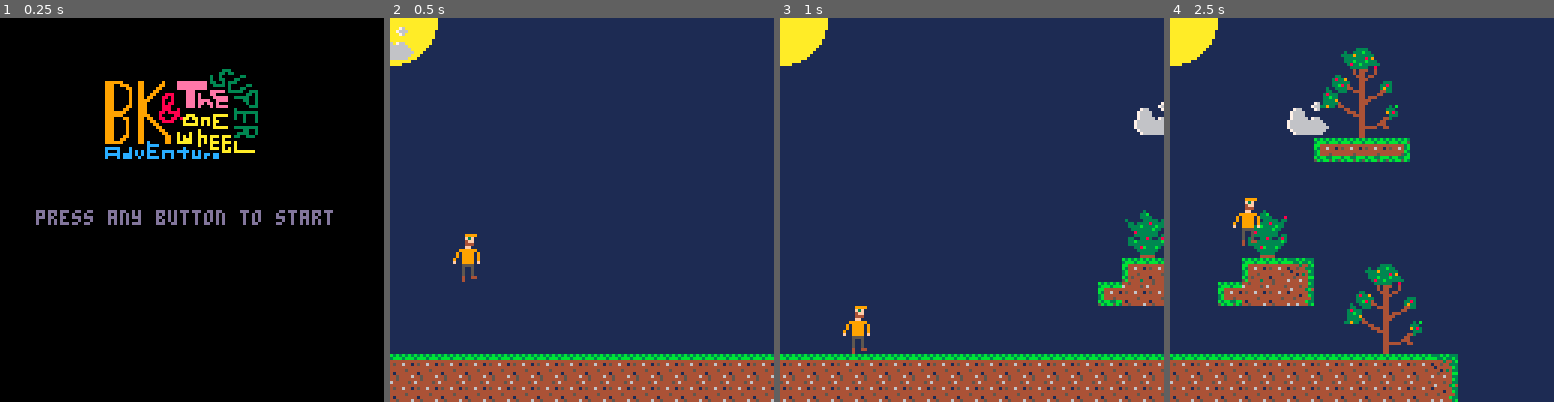
Above: before the commit, frames 1-4 (left to right).
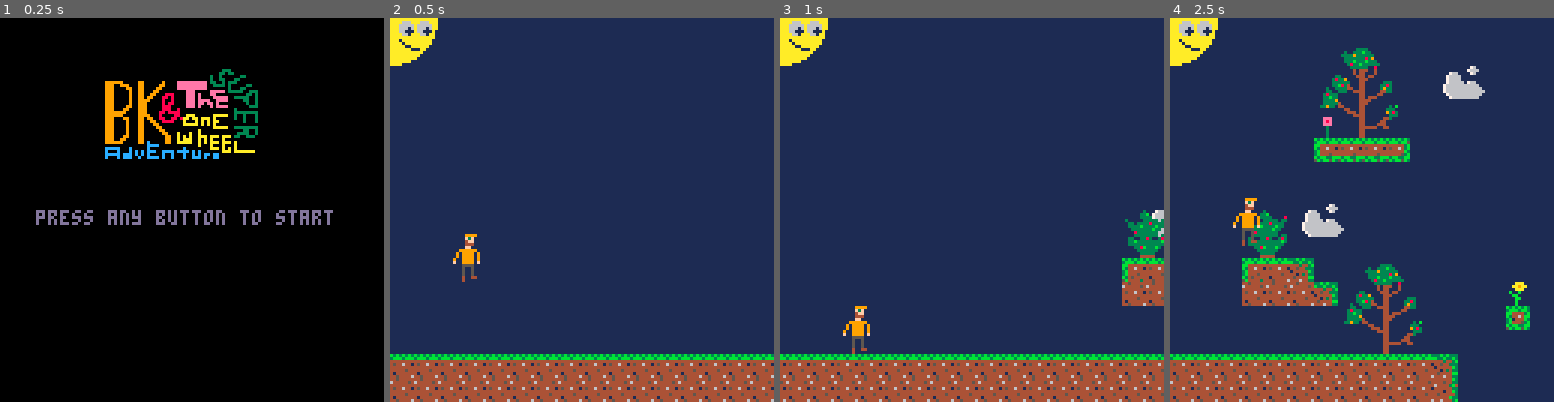
Above: after the commit, the same moments.

Repository: elennick/bksowa
Game: PICO-8 cartridge bksowa.p8
The game is run twice, just before and just after one commit, with the same random seed, the same clock (stepped at 60 frames per second) and the same inputs.
Inputs:
- Up to frame 1 (0.25 s): no input
- Up to frame 2 (0.5 s): tap X (X key) at 0.33 s
- Up to frame 3 (1 s): tap O (Z key) at 0.7 s
- Up to frame 4 (2.5 s): tap X (X key) at 1.07, 1.85 s; hold Right 1.6-2.1 s; tap O (Z key) at 1.7, 2.1 s; hold Up 2.15-2.42 s; hold Right from 2.47 s (still down)

Frame 1 is identical in both runs. In frame 2, 0.5% of the frame differs, in the area x 0-11%, y 0-11%; in frame 3, 1.2%; in frame 4, 3.5%, in the area x 2-94%, y 0-82%.

Commit message:
improved the way clouds are spawned and tracked and added some more stuff to the levels like flowers and a smiley sun

Diff:
--- a/bksowa.p8
+++ b/bksowa.p8
@@ -29,30 +29,12 @@
 
   bg = {}
   bg.sobjects = {} //scrolling background objects
-  bg.sobjects[1] = {}
-  bg.sobjects[1].x = 0
-  bg.sobjects[1].y = 0
-  bg.sobjects[1].sprite = 43
-  bg.sobjects[2] = {}
-  bg.sobjects[2].x = 150
-  bg.sobjects[2].y = 25
-  bg.sobjects[2].sprite = 43
-  bg.sobjects[3] = {}
-  bg.sobjects[3].x = 300
-  bg.sobjects[3].y = 15
-  bg.sobjects[3].sprite = 43
-  bg.sobjects[4] = {}
-  bg.sobjects[4].x = 450
-  bg.sobjects[4].y = 30
-  bg.sobjects[4].sprite = 43
-  bg.sobjects[5] = {}
-  bg.sobjects[5].x = 600
-  bg.sobjects[5].y = 5
-  bg.sobjects[5].sprite = 43
-  bg.sobjects[6] = {}
-  bg.sobjects[6].x = 750
-  bg.sobjects[6].y = 35
-  bg.sobjects[6].sprite = 43
+  for i=1, 15 do
+    bg.sobjects[i] = {}
+    bg.sobjects[i].x = (i*100) + flr(rnd(100))
+    bg.sobjects[i].y = flr(rnd(70))
+    bg.sobjects[i].sprite = 43 //cloud sprite
+  end
 
   //camera position
   cx=0
@@ -114,9 +96,12 @@
 			  ani(p, 2, 2, 3, 4)
 
 	    cx += cvx
-	    if cx > 900 then
-	      cx = 0
-	    		p.x = 16
+	    if cx > 900 then //loop the level
+	      cx = 0 //reset camera
+	    		p.x = 16 //reset player
+		     for s in all(bg.sobjects) do //reset clouds
+		       if s.x > 900 then s.x-=900 end
+		     end
 	  		end
 	  		camera(cx, 0)
 	  end
@@ -125,7 +110,14 @@
 
 function drawenv()
   rectfill(0,0,1050,128,1) //sky
+
   circfill(cx,0,15,10) //sun
+  circfill(cx+5,3,2,6)
+  circfill(cx+11,3,2,6)
+  circfill(cx+6,4,1,1)
+  circfill(cx+12,4,1,1)
+  line(cx+3,7,cx+5,9,1)
+  line(cx+5,9,cx+9,10,1)
 
 		for s in all(bg.sobjects) do
 		  s.x += .25
@@ -133,7 +125,6 @@
 		  if s.x < 0 then s.x=1000 end
 		end
 
-		//todo draw clouds, sprite 43
 		map(0, 0, 0, 0, 128, 16)
 end
 
@@ -256,23 +247,23 @@
 
 
 __gff__
-0000010101010000000000000000000000000101010000000000000000000000000000000000000000000000000000000000000000000000000000000000000000000000000000000000000000000000000000000000000000000000000000000000000000000000000000000000000000000000000000000000000000000000
+0000010101010000000000000000000000000101010000000000000000000000000000000100000000000000000000000000000000000000000000000000000000000000000000000000000000000000000000000000000000000000000000000000000000000000000000000000000000000000000000000000000000000000
 0000000000000000000000000000000000000000000000000000000000000000000000000000000000000000000000000000000000000000000000000000000000000000000000000000000000000000000000000000000000000000000000000000000000000000000000000000000000000000000000000000000000000000
 __map__
 0000000000000000000000000000000000000000000000000000000000000000000000000000000000000000000000000000000000000000000000000000000000000000000000000000000000000000000000000000000000000000000000000000000000000000000000000000000000000000000000000000000000000000
-000000000000000000000000000000000000000000000708090a000000000000000000000000000000000000000000000000000000000000000000000000000000000000000000000000000000000000000000000000000000000000000000000000000000000000000000000000000000000000000000000000000000000000
-000000000000000000000000000000000000000000001718191a0000000000000000000000000000000000000000000000000000000000000000030000000000000000000708090a0000000000000000000000000000000000000000000000000000000000000000000000000000000000000000000000000000000000000000
-000000000000000000000000000000000000000000002728292a0000000000000000000000000000000000000000000000000000000000000000000708090a00000000001718191a0000000000000000000000000000000000000000000000000000000000000000000000000000000000000000000000000000000000000000
-000000000000000000000000000000000000000000003738393a000000000000000000000000000000000000000000000b0c0000000000000003031718191a00000000002728292a0000000000000000000000000000000000000000000000000000000000000000000000000000000000000000000000000000000000000000
-0000000000000000000000000000000000000000000012020204000000000000000000000708090a12040000000000001b1c0000000000000000002728292a00000000003738393a0000000000000000000000000000000000000000000000000000000000000000000000000000000000000000000000000000000000000000
-0000000000000000000000000000000000000000000000000000000000000000000000001718191a000000000000001202020400000000000000003738393a0000000003030303030303030000000000000000000000000000000000000000000000000000000000000000000000000000000000000000000000000000000000
-0000000000000000000000000000000000000000000000000000000000000000000000002728292a00000000000000000000000000000000030303030303000000000000000000000000000000000000000000000000000000000000000000000000000000000000000000000000000000000000000000000000000000000000
-000000000000000000000000000000000000000b0c0000000000000000000000000000003738393a00000000000000000000000000000000000000000000000000000000000000000000000000000000000000000000000000000000000000000000000000000000000000000000000000000000000000000000000000000000
+000000000000000000000000000000000000000000000708090a0000000000000000000000000000000000000000000000000000000000000000000000000000000000000000000000000000000000000b0c00000000000000000000000000000000000000000000000000000000000000000000000000000000000000000000
+000000000000000000000000000000000000000000001718191a0000000000000000000000000000000000000000000000000000000000000000000000000000000000000708090a00000000000000001b1c00000000000000000000000000000000000000000000000000000000000000000000000000000000000000000000
+000000000000000000000000000000000000000000002728292a0000000000000000000000000000000000000000000000000000000000000000000708090a00000000001718191a0000000000000012020400000000000000000000000000000000000000000000000000000000000000000000000000000000000000000000
+000000000000000000000000000000000000000000001d38393a0000000000000000000000000000000d0000000000000b0c0000000000000000001718191a00000000002728292a00000000000000000000000000000000000708090a0000000000000000000000000000000000000000000000000000000000000000000000
+0000000000000000000000000000000000000000000012020204000000000000000000000708090a12040000000000001b1c0000000000000000002728292a00000000003738393a00001d00000000000000000000000000001718191a0000000000000000000000000000000000000000000000000000000000000000000000
+0000000000000000000000000000000000000000000000000000000000000000000000001718191a00000000000000120202040000000000000d003738393a00000000120202020202020400000000000000000000000000002728292a0000000000000000000000000000000000000000000000000000000000000000000000
+0000000000000000000000000000000000000000000000000000000000000000000000002728292a000000000000000000000000000000001202020202040000000000000000000000000000000000000000000000000000003738393a000d000000000000000000000000000000000000000000000000000000000000000000
+000000000000000000000000000000000000000b0c0000000000000000000000000000003738393a00000000000000000000000000000000000000000000000000000000000000000000000000000000000000000000000012020202020204000000000000000000000000000000000000000000000000000000000000000000
 000000000000000000000000000000000000001b1c0000000000000000000000000000120303030303040000000000000000000000000000000000000000000000000000000000000000000000000000000000000000000000000000000000000000000000000000000000000000000000000000000000000000000000000000
-00000000000000000000000000000000000000150313000708090a0000000000000000000000000000000000000708090a00000000000000000003030000000000000000000000000000000000000000000000000000000000000000000000000000000000000000000000000000000000000000000000000000000000000000
-00000000000000000000000000000000000012050514001718191a0000000000000000000000000000000000001718191a00000000000000000000000000000000000003030303000700000000000000000000000000000000000000000000000000000000000000000000000000000000000000000000000000000000000000
-00000000000000000000000000000000000000000000002728292a00000000000000000000000b0c00000000002728292a0000000000000000000000000b0c000000000000000000000000000000000b0c0000000000000000000000000000000000000000000b0c000000000000000000000000000000000000000000000000
-00000000000000000000000000000000000000000000003738393a00000000000000000000001b1c00000000003738393a0000000000000000000000001b1c000000000003030000000000000000001b1c0000000000000000000000000000000000000000001b1c000000000000000000000000000000000000000000000000
-0303030303030303030303030303030303030303030303030303031300000000000015030303030303030303030303030313000012040000030303030303030303030303030303030303030303030303030303030303030303030303030313000000000004030303030303030303030303030303030303030303030303030303
-0505050505050505050505050505050505050505050505050505051400000000000025050505050505050505050505050514000000000000000000000000000000000000000000000000000000000000000000000000000000000000000000000000000000000000000000000000000000000000000000000000000000000000
-0505050505050505050505050505050505050505050505050505051400000000000025050505050505050505050505050514000000000000000000000000000000000000000000000000000000000000000000000000000000000000000000000000000000000000000000000000000000000000000000000000000000000000
+00000000000000000000000000000000000000150313000708090a0000000000000000000000000000000000000708090a000000000000000000120400000000000000001d000d000000000000000000000000000000000000000000000000000000000000000000000000000000000000000000000000000000000000000000
+00000000000000000000000000000000000000050505131718191a0000000d00000000000000000000000000001718191a00000000000000000000000000000000000012020204000700000000000000000000000000240000000000000000000000000000000000000000000000000000000000000000000000000000000000
+00000000000000000000000000000000000000000000002728292a00000024000000000000000b0c00000000002728292a0000000000000000000000000b0c000000000000000000000000000000000b0c0000000000000000000000000000000000000000000b0c000000000000000000000000000000000000000000000000
+00000000000000000000000000000000000000000000003738393a00000000000000001d00001b1c000000001d3738393a0000001d0d0000000000000d1b1c000000000000000000000000001d00001b1c0000000000000000001d00000000000000000000001b1c000000000000000000000000000000000000000000000000
+03030303030303030303030303030303030303030303030303030313000000000000150303030303030303030303030303130000120400001503030303030303030303030303030400001203030303030303030303030303030303030303130000000d0015030303030303030303030303030303030303030303030303030303
+0505050505050505050505050505050505050505050505050505051400000000000025050505050505050505050505050514000000000000250505050505050505050505050505000000000505050505050505050505050505050505050514002400240025050505050505050505050505050505050505050505050505050505
+0505050505050505050505050505050505050505050505050505051400000000000025050505050505050505050505050514000000000000250505050505050505050505050500000000000005050505050505050505050505050505050514000000000025050505050505050505050505050505050505050505050505050505
Not shown, changed: 23 lines of the sprite sheet (__gfx__) section of bksowa.p8
